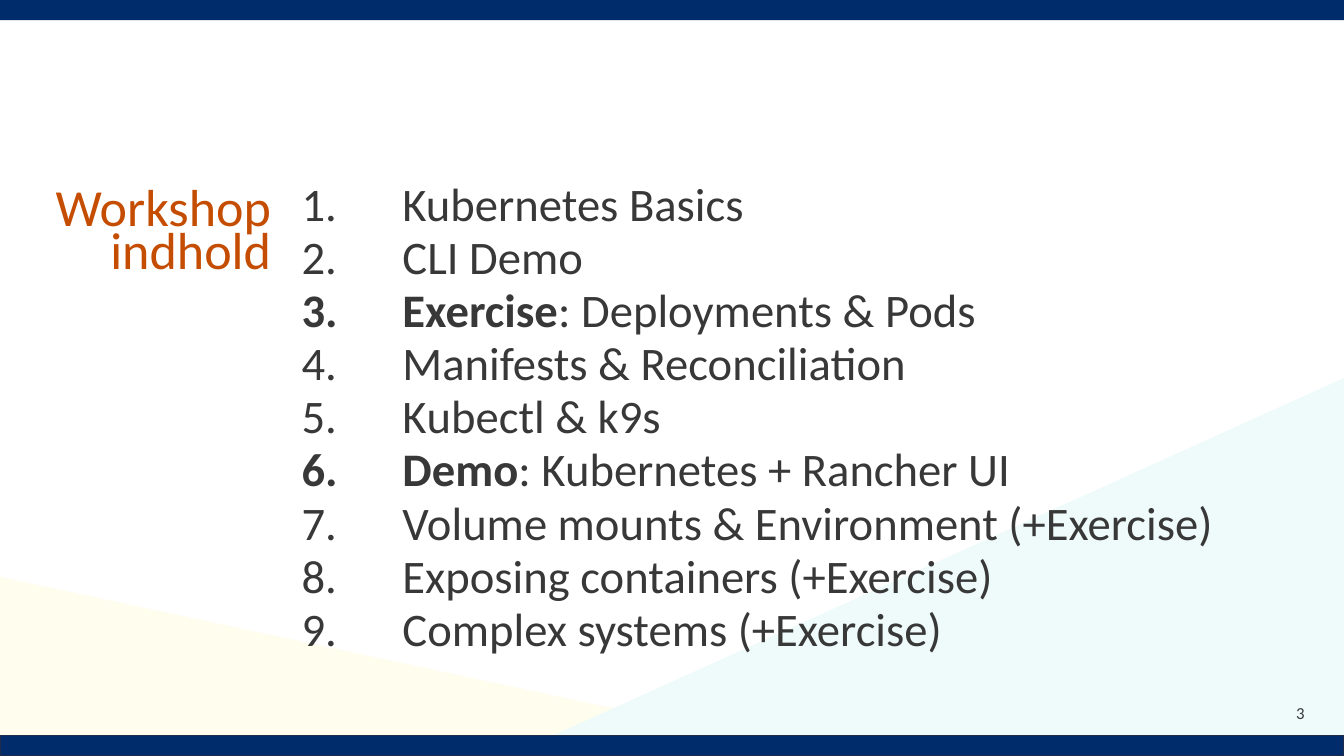
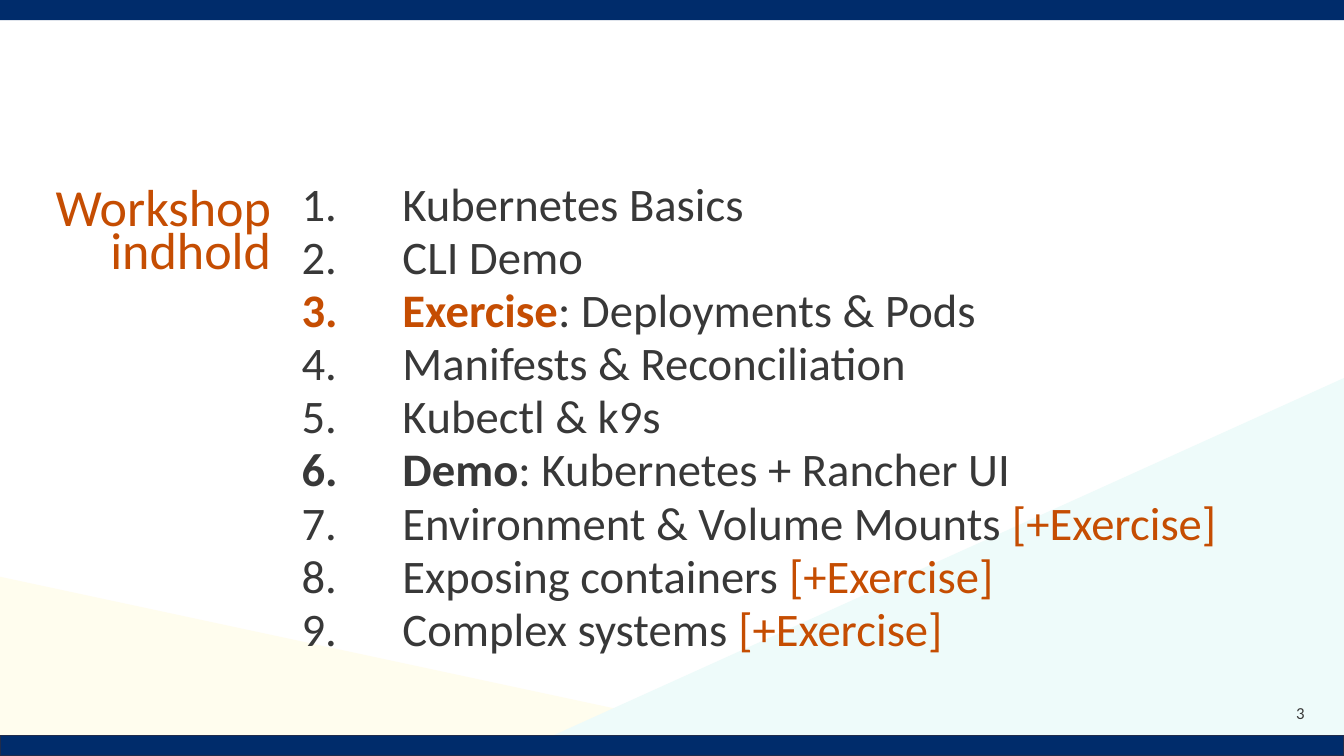
Before and after one commit to Notalib/workshop-kubernetes, a slide deck: slide 3 of Kubernetes_workshop.pptx. Drawn at 1344x756 pixels with LibreOffice and Linux fonts; fonts in the diff are those of the drawing; background and template pictures are left out. Boxes give left, top, right and bottom in pixels: in the first picture for what was removed or moved away, otherwise in the second. Text is boxed around its words. In the diff, an @@ line names an element or a change of style, - is before the commit and + after.

```diff
--- a/Kubernetes_workshop.pptx
+++ b/Kubernetes_workshop.pptx
@@ text at (x1=402, y1=294, x2=976, y2=335): text colour #383838 to #C54D02 in "Exercise:" @@
@@ text at (x1=402, y1=506, x2=1216, y2=654): text changed @@
-7. Volume mounts & Environment (+Exercise)
-8. Exposing containers (+Exercise)
-9. Complex systems (+Exercise)
+7. Environment & Volume Mounts [+Exercise]
+8. Exposing containers [+Exercise]
+9. Complex systems [+Exercise]
```
Also in this commit, not shown: 13 other slides changed, 6 slides added, 3 slides removed, 10 other files.
